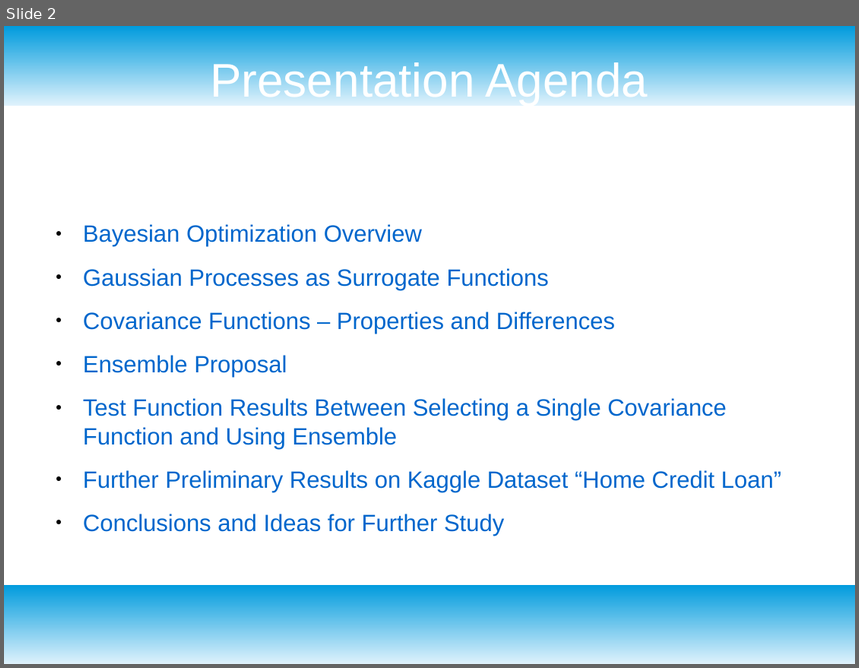
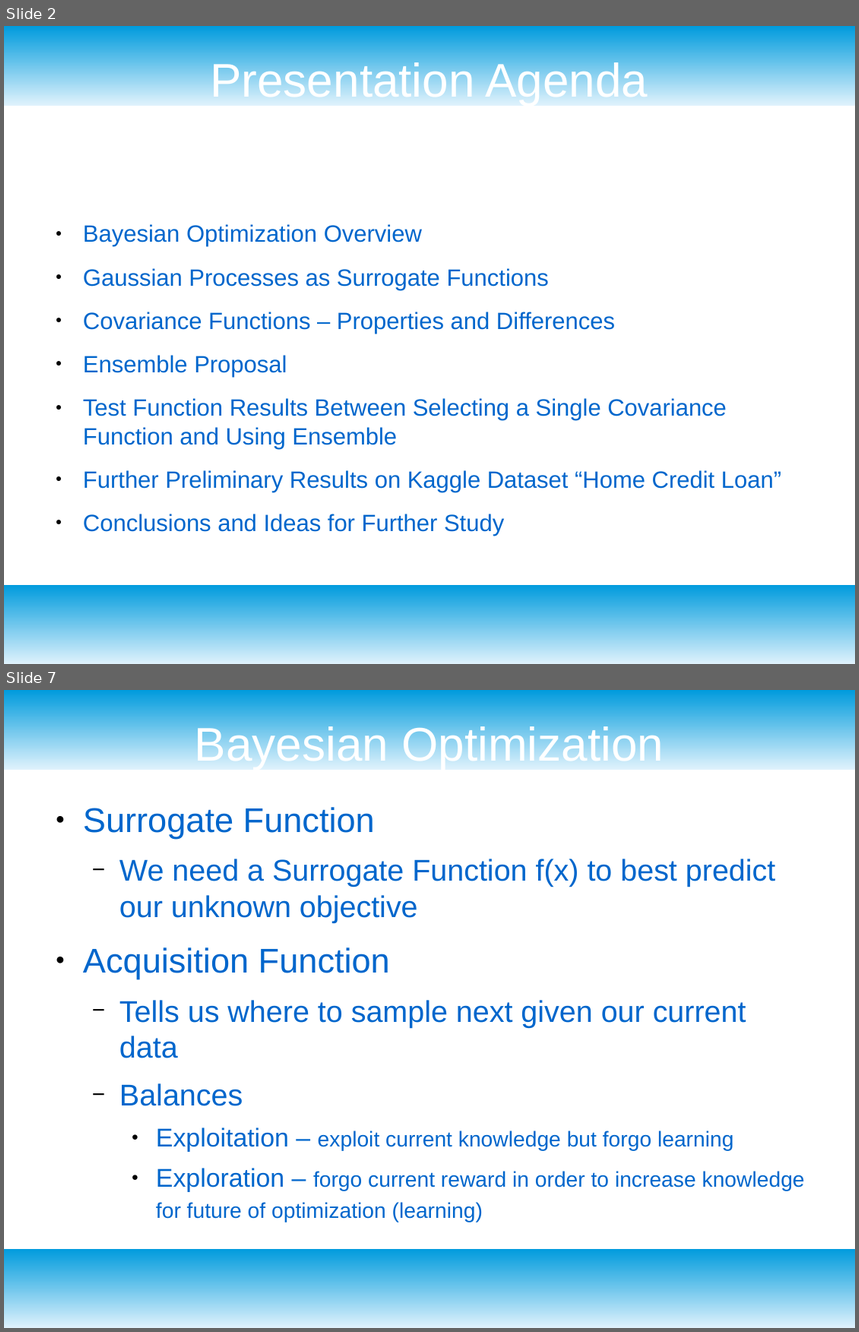
Before and after one commit to dataronio/ThinkfulCapstone, a slide deck: CapstoneDeck.odp. Shown one above the other, each under a label of ours: slide 2 before the commit, slides 2 and 7 after it; the slides between them are not shown. The pictures are 859x668 and 859x1332 pixels, drawn with LibreOffice and Linux fonts; fonts in the diff are those of the drawing. Boxes give left, top, right and bottom in pixels: in the first picture for what was removed or moved away, otherwise in the second. Text is boxed around its words. In the diff, an @@ line names an element or a change of style, - is before the commit and + after.

```diff
--- a/CapstoneDeck.odp
+++ b/CapstoneDeck.odp
@@ slide 7 added at [4,690,855,1328], background #FFFFFF; not listed: 2 template elements that a slide beside it also shows @@
@@ title added at [195,723,664,770], 44 pt, text #FFFFFF @@
+Bayesian Optimization
@@ text added at [83,807,805,1222], 20 pt, text #0066CC @@
+● Surrogate Function
+  − We need a Surrogate Function f(x) to best predict our unknown objective
+● Acquisition Function
+  − Tells us where to sample next given our current data
+  − Balances
+    ● Exploitation – exploit current knowledge but forgo learning
+    ● Exploration – forgo current reward in order to increase knowledge for future of optimization (learning)
```
Also in this commit, not shown: 1 slide changed, 13 other slides added.
